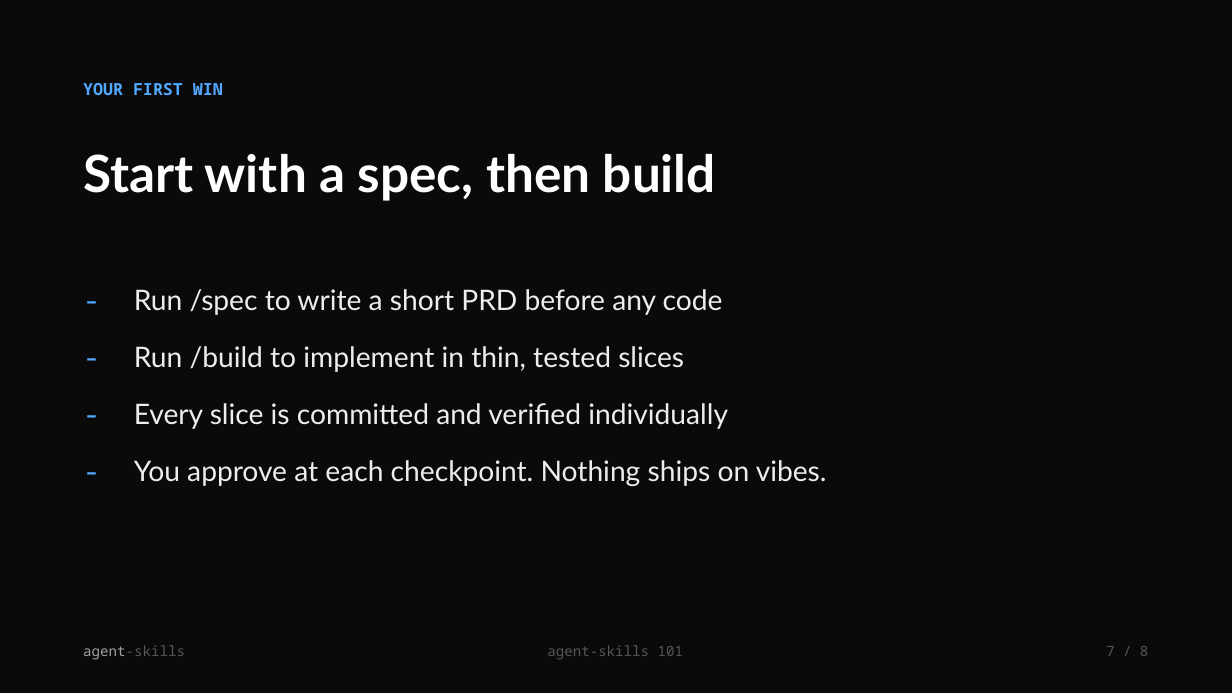
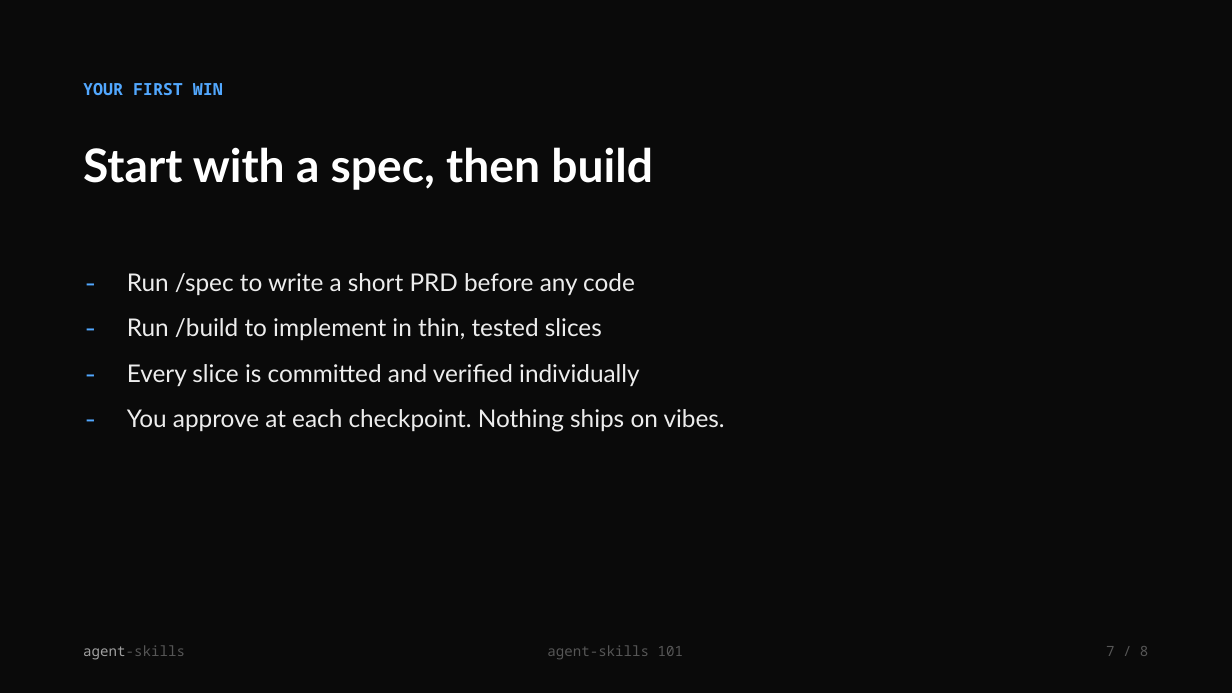
Before and after one commit to addyosmani/skills.addy.ie, a slide deck: slide 7 of public/teach/decks/agent-skills-101.pptx. Drawn at 1232x693 pixels with LibreOffice and Linux fonts; fonts in the diff are those of the drawing. Boxes give left, top, right and bottom in pixels: in the first picture for what was removed or moved away, otherwise in the second. Text is boxed around its words. In the diff, an @@ line names an element or a change of style, - is before the commit and + after.

Commit message:
Fix deck responsiveness and PPTX slide overflow
HTML decks:
- Mobile-first layout that adapts to the viewport instead of scaling a
  fixed 16:9 canvas down; switches to a framed 16:9 slide with
  container-query-unit text sizing only on larger landscape screens
- Text now always fits the slide (cqh units) so nothing overflows the canvas
- Added a 'best on desktop / rotate to landscape' hint on small portrait screens
- Larger tap targets for slide nav

PPTX decks:
- Constrain diagram images by height so they never run past the slide edge
- Trim font sizes and box geometry for safe vertical fit
- Verified every shape stays within the 7.5in slide bounds

```diff
--- a/public/teach/decks/agent-skills-101.pptx
+++ b/public/teach/decks/agent-skills-101.pptx
@@ text "Start with a spec, then ..." at (83, 147, 653, 190): size 40 to 36 pt @@
@@ text "- Run /spec to write ...": place and size @@
-text "- Run /spec to write ..." at (134, 289, 827, 486)
+text "- Run /spec to write ..." at (127, 273, 725, 432)
@@ text "- Run /spec to write ..." at (127, 273, 725, 432): size 22 to 19 pt; line spacing 1.15 to 1.12; less space between paragraphs @@
```
Also in this commit, not shown: 7 other slides changed, 7 other files.
